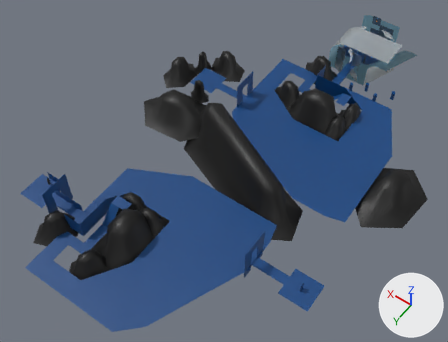
The glTF model world_1b.glb as it was, and as the next commit left it.
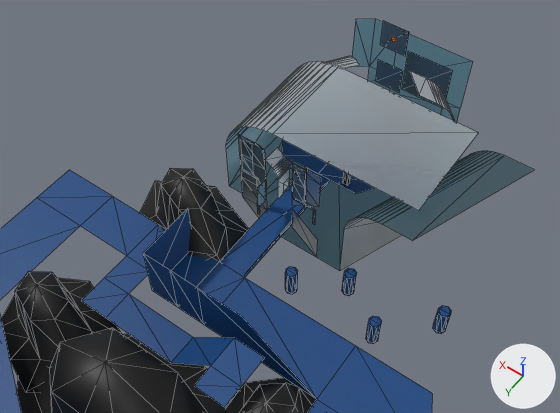
Each version is shown whole from a 50 mm camera at (-39.1, 108.2, 98.9) aimed at (6.0, 45.0, -0.4), then close up from a 50 mm camera at (-17.8, 29.8, 40.2) aimed at (-0.6, 5.7, 2.3). The axes (+X, +Y, +Z) are drawn at lower right. The lights are the same throughout. The close-ups show mesh edges as thin lines. Where no turn or scale is listed for an object, it has been applied to the vertices. Vertices at the same position are counted once.

The older version as bpy lines, for what is in view:
```python
mat_transluscent = principled_material('Transluscent')
mat_transluscent.base_color = (0.12, 0.462, 0.753)  # blue #61b5e1
mat_transluscent.transmission_weight = 1.0
me_cube_001 = bpy.data.meshes.new('Cube.001')
me_cube_001.from_pydata(...)  # 464 vertices, 736 faces; spans x -6.5..58.7, y -30.7..51.0, z -5.0..8.3
me_cube_001.materials.append(mat_material_001)  # black #000000
me_plane_001 = bpy.data.meshes.new('Plane.001')
me_plane_001.from_pydata(...)  # 445 vertices, 614 faces; spans x -23.6..35.2, y -13.0..80.1, z -2.0..6.0
me_plane_001.materials.append(mat_opaque_blue)  # blue #00447f
me_plane_004 = bpy.data.meshes.new('Plane.004')
me_plane_004.from_pydata(...)  # 261 vertices, 250 faces; spans x -12.5..5.3, y -15.2..2.5, z -2.0..7.0
# faces by material slot: [202, 36, 12]
me_plane_004.materials.append(mat_transluscent)  # blue #61b5e1
me_plane_004.materials.append(mat_opaque_silver)  # blue #536b7f
me_plane_004.materials.append(mat_glow)  # orange #e77600
ob_cube_001 = bpy.data.objects.new('Cube.001', me_cube_001)
ob_cube_001.location = (-23.9, 30.49, 1.78)
ob_plane_001 = bpy.data.objects.new('Plane.001', me_plane_001)
ob_plane_001.location = (0.0, 3.99, 0.0)
ob_plane_004 = bpy.data.objects.new('Plane.004', me_plane_004)
ob_plane_004.location = (0.0, 3.99, 0.0)
```
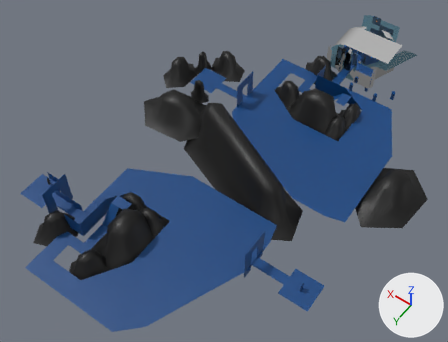
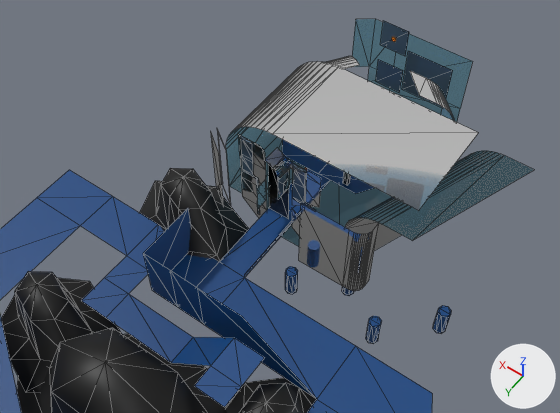
The change, as a diff of the scene's bpy script:
```diff
--- a/world_1b.glb.py
+++ b/world_1b.glb.py
@@ img_ikt4l @@
+img_ikt4l = load_image('IKT4l', '_unpacked/IKT4l', 512, 512, 'Non-Color')
@@ mat_transluscent @@
 mat_transluscent.transmission_weight = 1.0
+mat_transluscent.roughness = 0.0
@@ mat_material_006 @@
+mat_material_006 = bpy.data.materials.new('Material.006')
+# colours: black #000000
+# uses the picture img_ikt4l
@@ me_plane_004 @@
 # used by ob_plane_004; location = (0.0, 3.99, 0.0)
-me_plane_004.from_pydata(...)  # 261 vertices, 250 faces; spans x -12.5..5.3, y -15.2..2.5, z -2.0..7.0
+me_plane_004.from_pydata(...)  # 303 vertices, 288 faces; spans x -12.5..5.4, y -15.2..2.8, z -2.0..7.0
+# me_plane_004 part 1: a new loose piece of 30 vertices spanning x -7.2..-2.8, y 1.4..2.8, z -0.5..5.4, in mat_transluscent (blue #61b5e1)
+# me_plane_004 part 2
+# 12 vertices are added at x 3.6..5.4, y 0.4..2.0, z -0.8..4.7
+# 10 new faces join them, mat_transluscent (blue #61b5e1)
 me_plane_004.materials.append(mat_transluscent)
@@ me_plane @@
+me_plane.from_pydata(...)  # 4 vertices, 2 faces; spans x -0.78..0.78, y 0.0, z -2.5..2.5
+me_plane.materials.append(mat_material_006)
@@ ob_plane @@
+ob_plane = bpy.data.objects.new('Plane', me_plane)
+ob_plane.location = (0.02, 4.99, 2.88)
```

Location of each change, [x1, y1, x2, y2] in pixels of the close-ups (560 x 413 px):
'Plane.004', surface changed, reshaped (8% taller): before [226, 19, 534, 270]; after [211, 19, 534, 291]
'Plane', added: after [268, 164, 289, 219]
part 1 of me_plane_004, added: after [299, 203, 379, 291]
part 2 of me_plane_004, added: after [211, 129, 231, 206]
